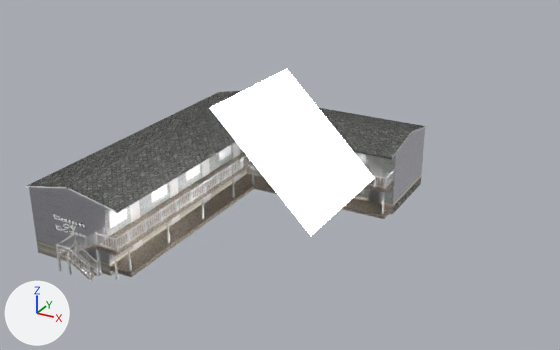
The Blender file 01-Models/tw-motel2.blend, before and after one commit.
Both versions are drawn from a camera (50 mm lens) standing at (36.4, -51.2, 30.1) and looking at (8.6, -0.6, 4.8). The lights are fixed; the arrows at lower left show +X, +Y and +Z.

The scene before the commit, as lines of its bpy script (objects in view):
```python
ob_cube = bpy.data.objects.new('Cube', me_cube)
ob_cube.location = (-3.38, 0.0, 2.5)
ob_cube.scale = (3.75, 12.5, 2.5)
ob_cube_004 = bpy.data.objects.new('Cube.004', me_cube_004)
ob_cube_004.location = (0.39, -11.12, 3.81)
ob_cube_004.scale = (0.05, 1.0, 0.7)
ob_cube_005 = bpy.data.objects.new('Cube.005', me_cube_005)
ob_cube_005.location = (0.39, -6.01, 3.81)
ob_cube_005.scale = (0.05, 1.0, 0.7)
ob_cube_012 = bpy.data.objects.new('Cube.012', me_cube_012)
ob_cube_012.location = (0.39, 3.85, 3.81)
ob_cube_012.scale = (0.05, 1.0, 0.7)
ob_cube_013 = bpy.data.objects.new('Cube.013', me_cube_013)
ob_cube_013.location = (0.39, -1.25, 3.81)
ob_cube_013.scale = (0.05, 1.0, 0.7)
ob_cube_020 = bpy.data.objects.new('Cube.020', me_cube_020)
ob_cube_020.location = (11.62, 7.63, 3.81)
ob_cube_020.rotation_euler = (0.0, 0.0, -1.571)  # degrees (0, 0, -90)
ob_cube_020.scale = (0.05, 1.0, 0.7)
ob_group_028 = bpy.data.objects.new('Group.028', None)
ob_group_028.location = (0.08, -0.17, -0.01)
ob_plane = bpy.data.objects.new('Plane', me_plane)
ob_plane.location = (12.85, -5.74, 9.93)
ob_plane.rotation_euler = (0.0, 0.785, 0.0)  # degrees (0, 45, 0)
ob_plane.scale = (5.34, 5.34, 5.34)
# also in view: 'Cube.033' at (11.3, 10.6, 2.5)
```
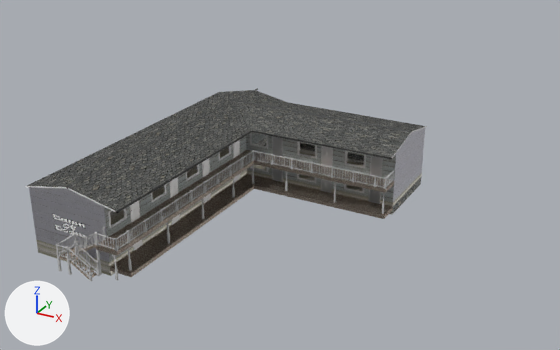
Commit message: Fenster eingefügt

Location of each change, [x1, y1, x2, y2] in pixels of the pictures (560 x 350 px):
'Plane', hidden
    before: [210, 69, 374, 236]
'FensterDone.013', added
    after: [345, 150, 366, 168]
'FensterDone.012', added
    after: [297, 141, 317, 159]
'Cube.004', hidden
    before: [108, 208, 127, 229]
'FensterDone.008', added
    after: [249, 132, 268, 149]
'FensterDone', added
    after: [108, 208, 127, 228]
'Cube.005', hidden
    before: [151, 184, 167, 203]
'FensterDone.005', added
    after: [151, 184, 167, 202]
'Cube.013', hidden
    before: [186, 164, 200, 181]
'FensterDone.006', added
    after: [186, 164, 199, 181]
'FensterDone.011', added
    after: [344, 184, 365, 193]
'Cube.012', hidden
    before: [219, 145, 231, 161]
'FensterDone.007', added
    after: [219, 145, 231, 161]
'FensterDone.010', added
    after: [297, 174, 316, 183]
'Cube.020', hidden
    before: [354, 152, 366, 166]
'FensterDone.009', added
    after: [250, 164, 268, 172]
part 1 of me_cube, added
    after: [27, 111, 251, 275]

Diff of the bpy script that builds the scene:
```diff
--- a/01-Models/tw-motel2.blend.py
+++ b/01-Models/tw-motel2.blend.py
@@ mat_material_034 @@
+mat_material_034 = bpy.data.materials.new('Material.034')
+mat_material_034.use_nodes = True; mat_material_034.node_tree.nodes.clear()
+_N = mat_material_034.node_tree.nodes; _L = mat_material_034.node_tree.links
+n0 = _N.new('ShaderNodeOutputMaterial'); n0.name = 'Material Output'
+n1 = _N.new('ShaderNodeBsdfAnisotropic'); n1.name = 'Glossy BSDF'
+n1.distribution = 'GGX'
+n1.inputs[1].default_value = 0.283  # 'Roughness'
+_L.new(n1.outputs[0], n0.inputs[0])  # 'BSDF' to 'Surface'
@@ me_cube @@
 # used by ob_cube; location = (-3.38, 0.0, 2.5); scale = (3.75, 12.5, 2.5)
-me_cube.from_pydata(...)  # 124 vertices, 103 faces, 1 loose edge; spans x -1.1..1.54, y -1.1..1.21, z -1.31..1.34
+me_cube.from_pydata(...)  # 364 vertices, 335 faces, 1 loose edge; spans x -1.1..1.54, y -1.1..1.21, z -1.31..1.34
+# me_cube part 1: 240 vertices added at x -1.1..1.31, y -1.0..1.21, z -1.31..1.34
 me_cube.materials.append(mat_wand)
@@ col_fensterdone @@
+col_fensterdone = bpy.data.collections.new('FensterDone')
+col_fensterdone.objects.link(ob_fenstergriff)
+col_fensterdone.objects.link(ob_fenster)
@@ ob_plane @@
 ob_plane.scale = (5.34, 5.34, 5.34)
+ob_plane.hide_viewport = True
@@ ob_cube_020 @@
 ob_cube_020.scale = (0.05, 1.0, 0.7)
+ob_cube_020.hide_viewport = True
@@ ob_cube_013 @@
 ob_cube_013.scale = (0.05, 1.0, 0.7)
+ob_cube_013.hide_viewport = True
@@ ob_cube_012 @@
 ob_cube_012.scale = (0.05, 1.0, 0.7)
+ob_cube_012.hide_viewport = True
@@ ob_cube_005 @@
 ob_cube_005.scale = (0.05, 1.0, 0.7)
+ob_cube_005.hide_viewport = True
@@ ob_cube_004 @@
 ob_cube_004.scale = (0.05, 1.0, 0.7)
+ob_cube_004.hide_viewport = True
@@ ob_fenster @@
+ob_fenster = bpy.data.objects.new('Fenster', me_plane_001)  # 96 vertices, 94 faces; spans x -1.26..1.26, y -1.26..1.26, z -0.04..0.08; in mat_material_033 (its picture is missing), mat_material_032 (dark grey #5b5b5b)
+ob_fenster.location = (0.0, 0.0, 1.258)
+ob_fenster.rotation_euler = (0.0, 1.571, 0.0)  # degrees (0, 90, 0)
+ob_fenster.scale = (0.554, 0.791, 0.652)
@@ ob_fenstergriff @@
+ob_fenstergriff = bpy.data.objects.new('Fenstergriff', me_cylinder_003_1)  # 116 vertices, 86 faces; spans x 0.78..3.86, y -0.62..0.36, z -1.78..0.15
+ob_fenstergriff.location = (0.0, 0.84, 1.34)
+ob_fenstergriff.rotation_euler = (0.0, 1.571, 0.0)  # degrees (0, 90, 0)
+ob_fenstergriff.scale = (0.0558, 0.0323, 0.0323)
@@ ob_fensterdone @@
+ob_fensterdone = bpy.data.objects.new('FensterDone', None)
+ob_fensterdone.location = (0.33, -11.12, 2.55)
+ob_fensterdone.instance_type = 'COLLECTION'
+ob_fensterdone.instance_collection = col_fensterdone
@@ ob_fensterdone_005 @@
+ob_fensterdone_005 = bpy.data.objects.new('FensterDone.005', None)
+ob_fensterdone_005.location = (0.33, -6.01, 2.55)
+ob_fensterdone_005.instance_type = 'COLLECTION'
+ob_fensterdone_005.instance_collection = col_fensterdone
@@ ob_fensterdone_006 @@
+ob_fensterdone_006 = bpy.data.objects.new('FensterDone.006', None)
+ob_fensterdone_006.location = (0.33, -1.26, 2.55)
+ob_fensterdone_006.instance_type = 'COLLECTION'
+ob_fensterdone_006.instance_collection = col_fensterdone
@@ ob_fensterdone_007 @@
+ob_fensterdone_007 = bpy.data.objects.new('FensterDone.007', None)
+ob_fensterdone_007.location = (0.33, 3.85, 2.55)
+ob_fensterdone_007.instance_type = 'COLLECTION'
+ob_fensterdone_007.instance_collection = col_fensterdone
@@ ob_fensterdone_008 @@
+ob_fensterdone_008 = bpy.data.objects.new('FensterDone.008', None)
+ob_fensterdone_008.location = (1.76, 7.68, 2.54)
+ob_fensterdone_008.rotation_euler = (0.0, 0.0, -1.571)  # degrees (0, 0, -90)
+ob_fensterdone_008.instance_type = 'COLLECTION'
+ob_fensterdone_008.instance_collection = col_fensterdone
@@ ob_fensterdone_009 @@
+ob_fensterdone_009 = bpy.data.objects.new('FensterDone.009', None)
+ob_fensterdone_009.location = (1.76, 7.68, 0.11)
+ob_fensterdone_009.rotation_euler = (0.0, 0.0, -1.571)  # degrees (0, 0, -90)
+ob_fensterdone_009.instance_type = 'COLLECTION'
+ob_fensterdone_009.instance_collection = col_fensterdone
@@ ob_fensterdone_010 @@
+ob_fensterdone_010 = bpy.data.objects.new('FensterDone.010', None)
+ob_fensterdone_010.location = (6.85, 7.68, 0.11)
+ob_fensterdone_010.rotation_euler = (0.0, 0.0, -1.571)  # degrees (0, 0, -90)
+ob_fensterdone_010.instance_type = 'COLLECTION'
+ob_fensterdone_010.instance_collection = col_fensterdone
@@ ob_fensterdone_011 @@
+ob_fensterdone_011 = bpy.data.objects.new('FensterDone.011', None)
+ob_fensterdone_011.location = (11.64, 7.68, 0.11)
+ob_fensterdone_011.rotation_euler = (0.0, 0.0, -1.571)  # degrees (0, 0, -90)
+ob_fensterdone_011.instance_type = 'COLLECTION'
+ob_fensterdone_011.instance_collection = col_fensterdone
@@ ob_fensterdone_012 @@
+ob_fensterdone_012 = bpy.data.objects.new('FensterDone.012', None)
+ob_fensterdone_012.location = (6.85, 7.68, 2.54)
+ob_fensterdone_012.rotation_euler = (0.0, 0.0, -1.571)  # degrees (0, 0, -90)
+ob_fensterdone_012.instance_type = 'COLLECTION'
+ob_fensterdone_012.instance_collection = col_fensterdone
@@ ob_fensterdone_013 @@
+ob_fensterdone_013 = bpy.data.objects.new('FensterDone.013', None)
+ob_fensterdone_013.location = (11.63, 7.68, 2.54)
+ob_fensterdone_013.rotation_euler = (0.0, 0.0, -1.571)  # degrees (0, 0, -90)
+ob_fensterdone_013.instance_type = 'COLLECTION'
+ob_fensterdone_013.instance_collection = col_fensterdone
```
